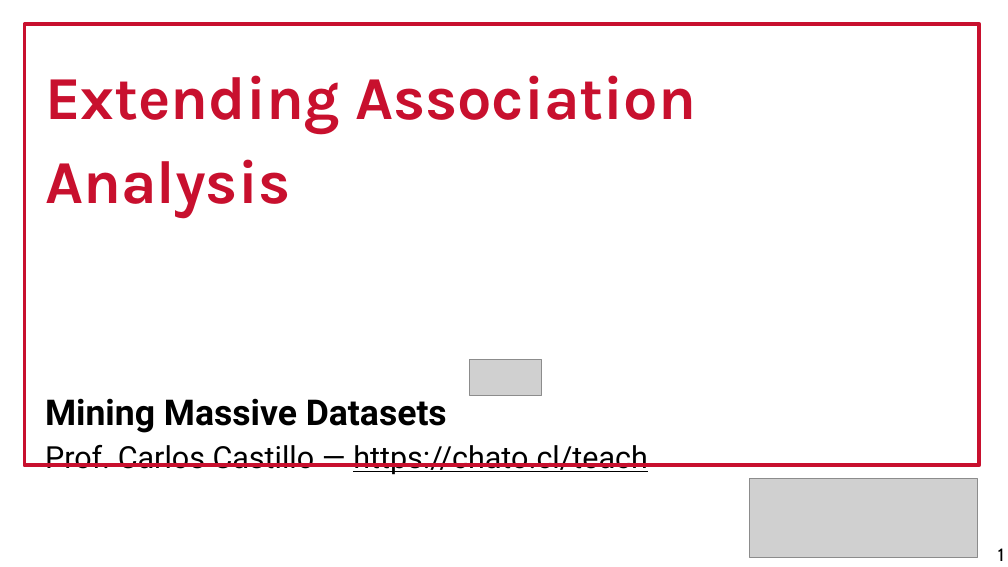
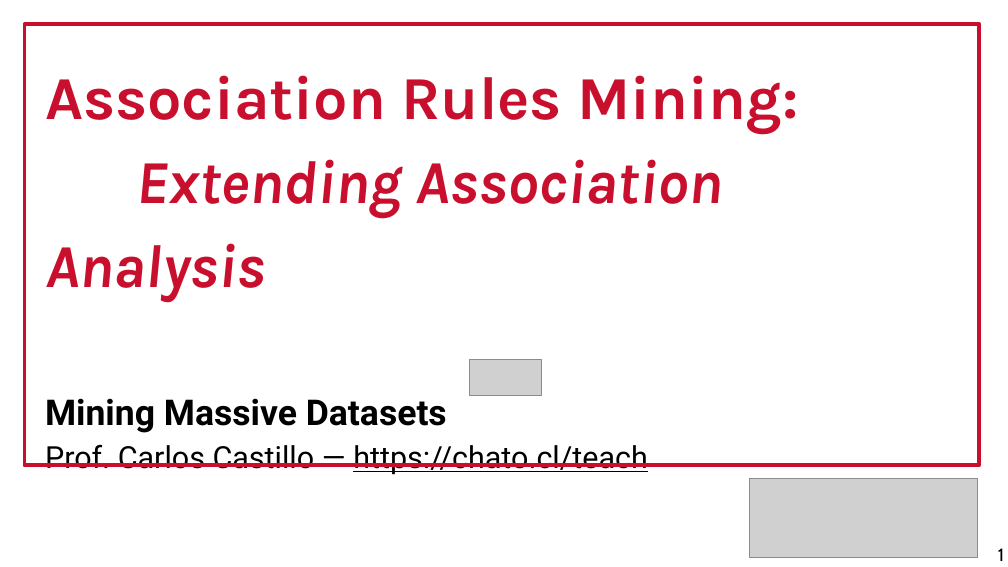
Before and after one commit to chatox/data-mining-course, a slide deck: slide 1 of theory/odp/tt15_extending_association_analysis.odp. Drawn at 1008x567 pixels with LibreOffice and Linux fonts; fonts in the diff are those of the drawing; grey boxes stand for pictures. Boxes give left, top, right and bottom in pixels: in the first picture for what was removed or moved away, otherwise in the second. Text is boxed around its words. In the diff, an @@ line names an element or a change of style, - is before the commit and + after.

```diff
--- a/theory/odp/tt15_extending_association_analysis.odp
+++ b/theory/odp/tt15_extending_association_analysis.odp
@@ text at box(45, 75, 798, 133): paragraph added @@
+Association Rules Mining:
@@ text at box(45, 159, 723, 301): italic on in "Extending Association Analysis" @@
```
Also in this commit, not shown: 8 other slides changed, 3 other files.
